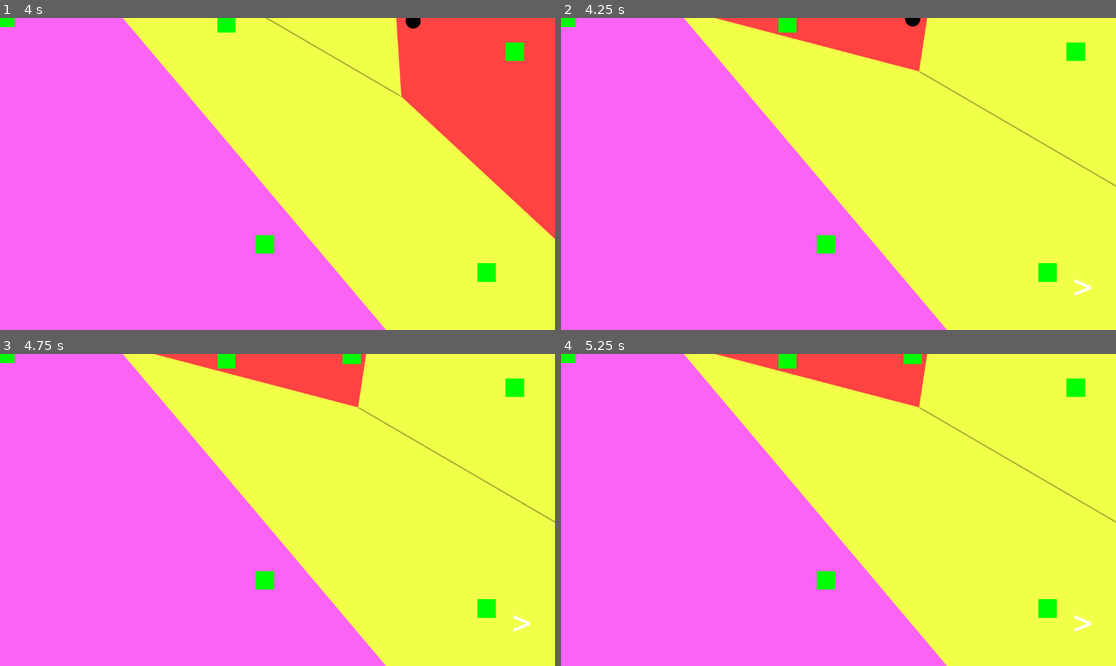
Above: before the commit, frames 1-4 (two rows, left to right).
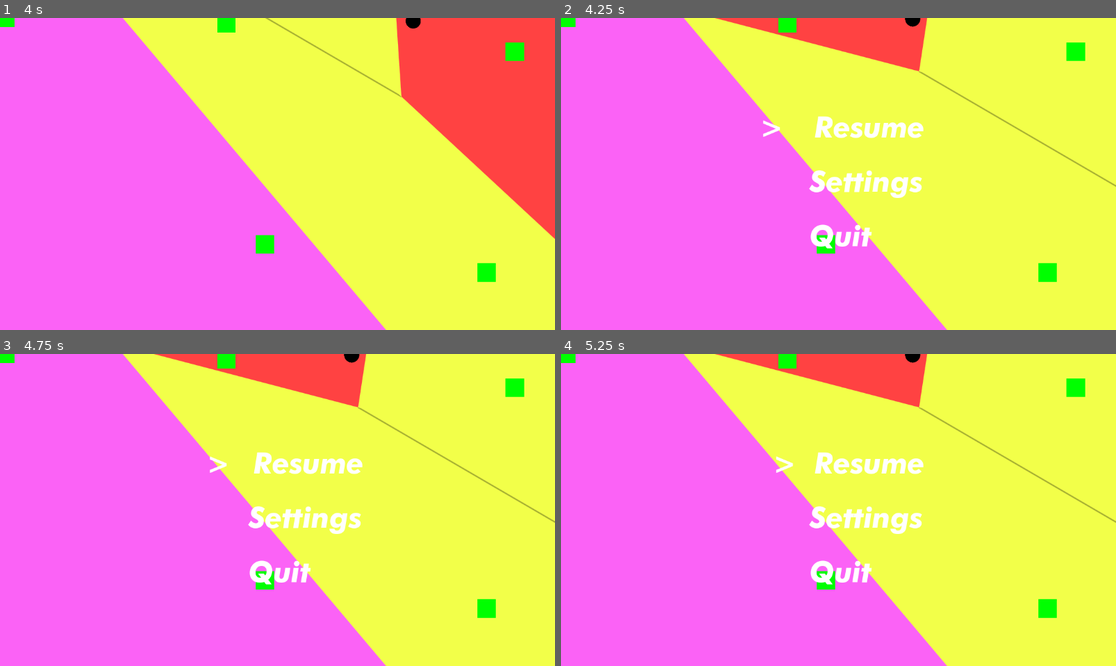
Above: after the commit, the same moments.

Repository: ProgrammingParadox/voronoi-game
Game: Godot game, scene res://node_2d.tscn
Same seed, same stepped clock (60 frames per second), same inputs: the game is played once before the commit and once after it.
Inputs (mouse positions are in pixels of both pictures, inside the frame that each line leads up to):
- Up to frame 1 (4 s): tap Enter at 0.5 s; move the mouse to (399, 158) at 0.52 s; hold D (player_1_right) 0.53-1.28 s; tap Q (player_1_plant) every 0.75 s from 0.6 to 3.6 s; move the mouse to (166, 189) at 1.27 s; hold S (player_1_down) 1.28-2.03 s; move the mouse to (333, 105) at 2.02 s; hold D (player_1_right) 2.03-2.78 s; move the mouse to (249, 236) at 2.77 s; hold W (player_1_up) 2.78-3.53 s; move the mouse to (444, 220) at 3.52 s; hold A (player_1_left) from 3.53 s (still down)
- Up to frame 2 (4.25 s): keep holding A (player_1_left); tap Escape (pause) at 4.15 s
- Up to frame 3 (4.75 s): keep holding A (player_1_left); move the mouse to (111, 463) at 4.27 s; tap Q (player_1_plant) at 4.35 s
- Up to frame 4 (5.25 s): release A (player_1_left) at 5 s; click (871, 463) at 5 s, where only the run after the commit has a clickable "Resume"

Frame 1 is identical in both runs. In frame 2, 2.0% of the frame differs, in the area x 36-96%, y 31-90%; in frame 3, 2.2%, in the area x 37-96%, y 0-90%; in frame 4, 2.2%.

Commit message:
made pausing better

Diff:
--- a/Global.gd
+++ b/Global.gd
@@ -1,4 +1,6 @@
 extends Node;
+
+var paused = false
 
 enum SCENES {
 	HOME,
--- a/animated_sprite_2d.gd
+++ b/animated_sprite_2d.gd
@@ -13,7 +13,7 @@
 
 func _ready():
 	screen_size = get_viewport_rect().size
-
+	process_mode = Node.PROCESS_MODE_PAUSABLE
 	get_tree().get_root().size_changed.connect(resize)
 
 func _physics_process(delta: float) -> void:
--- a/node_2d.gd
+++ b/node_2d.gd
@@ -1,22 +1,24 @@
 extends Node2D
 
 @onready var pausemenu = $PauseMenu
-var paused = false
 
 func _ready() -> void:
 	pausemenu.hide()
+	process_mode = Node.PROCESS_MODE_ALWAYS
 
 
 func _process(delta: float) -> void:
 	if Input.is_action_just_pressed("pause"):
 		pause_menu()
-		paused = !paused
+		Global.paused = !Global.paused
 
 
 func pause_menu():
-	if paused:
+	if Global.paused:
 		pausemenu.hide()
-		Engine.time_scale = 1
-	if !paused:
+		get_tree().paused = false
+		#Engine.time_scale = 1
+	if !Global.paused:
+		get_tree().paused = true
 		pausemenu.show()
-		Engine.time_scale = 0
+		#Engine.time_scale = 0
--- a/node_2d.tscn
+++ b/node_2d.tscn
@@ -56,7 +56,3 @@
 shape = SubResource("CircleShape2D_0hol4")
 
 [node name="PauseMenu" parent="." instance=ExtResource("6_kdubu")]
-offset_left = 645.0
-offset_top = 330.0
-offset_right = 645.0
-offset_bottom = 330.0
--- a/pointer.gd
+++ b/pointer.gd
@@ -8,12 +8,15 @@
 var bounce = 15 * sin(timer*2) #bounce speed and size
 # Called when the node enters the scene tree for the first time.
 func _ready() -> void:
+	process_mode = Node.PROCESS_MODE_ALWAYS
 	position = thing1.position
 
 
 # Called every frame. 'delta' is the elapsed time since the previous frame.
 func _process(delta: float) -> void:
 	timer += delta
+	if !get_tree().paused:
+		curr_selection = 1
 	if curr_selection == 1:
 		get_node("../VBoxContainer/Resume").position.x = 10
 		get_node("../VBoxContainer/Settings").position.x = 0
